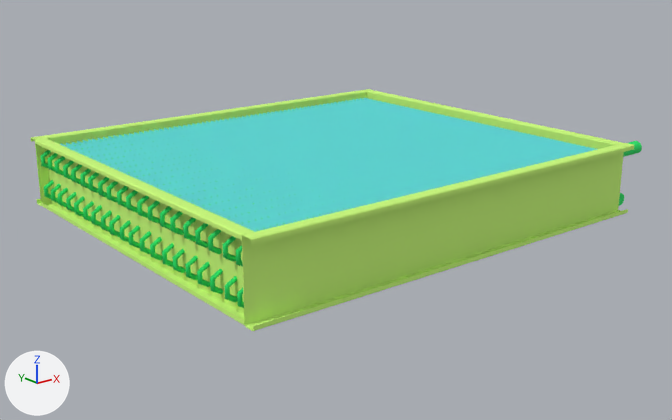
Renders of the FBX model models/fbx/ustanovka/nagretSoplya.FBX from each side of a commit.
Rendered twice from a 50 mm camera at (-0.856, -2.143, -1.003) aimed at (-0.015, -1.091, -1.424). The axes (+X, +Y, +Z) are drawn at lower left. The lights are the same throughout. Where no turn or scale is listed for an object, it has been applied to the vertices.

Names of what the first picture shows: 'nagretSoplya'.
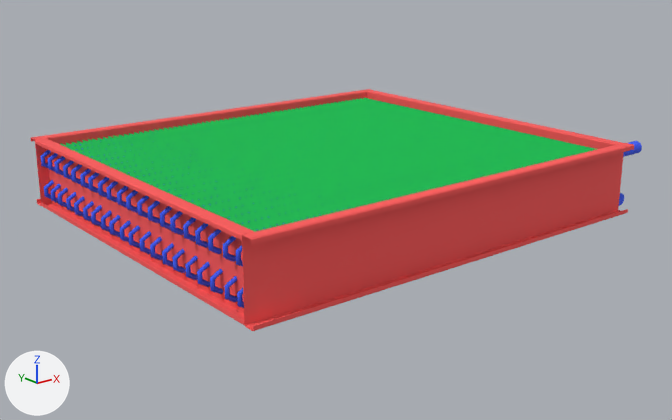
Edits to the bpy script that builds the scene:
```text
Add mat_material__5690:
    mat_material__5690 = principled_material('Material #5690')
    mat_material__5690.base_color = (0.0471, 0.114, 1.0)  # blue #3d5fff
    mat_material__5690.roughness = 0.859
Add mat_17___default:
    mat_17___default = principled_material('17 - Default')
    mat_17___default.base_color = (1.0, 0.098, 0.098)  # red #ff5858
    mat_17___default.roughness = 0.859
Change me_mesh:
    where me_mesh.from_pydata(...)  # 1662 vertices, 2704 faces; spans x -0.358..0.364, y -1.381..-0.786, z -1.421..-1.317
    used by ob_nagretsoplya; location = (0.0, 0.0, 0.0)
    me_mesh part 1: all 2260 faces that had it switch from mat_17___default_001 (green #22e669) to mat_material__5690 (blue #3d5fff)
    me_mesh part 2: all 304 faces that had it switch from mat_material__5690_002 (green #cdff7a) to mat_17___default (red #ff5858)
    me_mesh part 3: all 140 faces that had it switch from mat_material__5690_003 (cyan #7afeff) to mat_17___default_001 (green #22e669)
```

Changed parts and their boxes [x1, y1, x2, y2] in the pictures (672 x 420 px):
part 1 of me_mesh, recoloured (green to blue)
    both: [41, 136, 642, 308]
part 2 of me_mesh, recoloured (green to red)
    both: [31, 89, 634, 331]
part 3 of me_mesh, recoloured (cyan to green)
    both: [60, 98, 597, 232]
